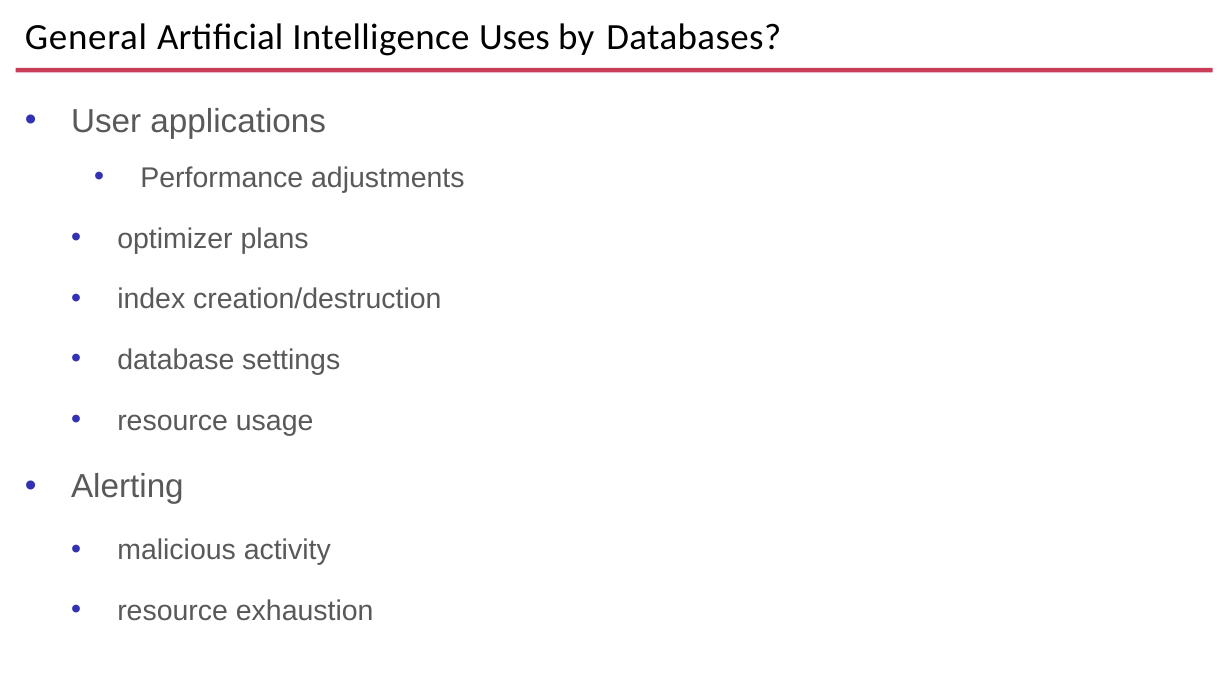
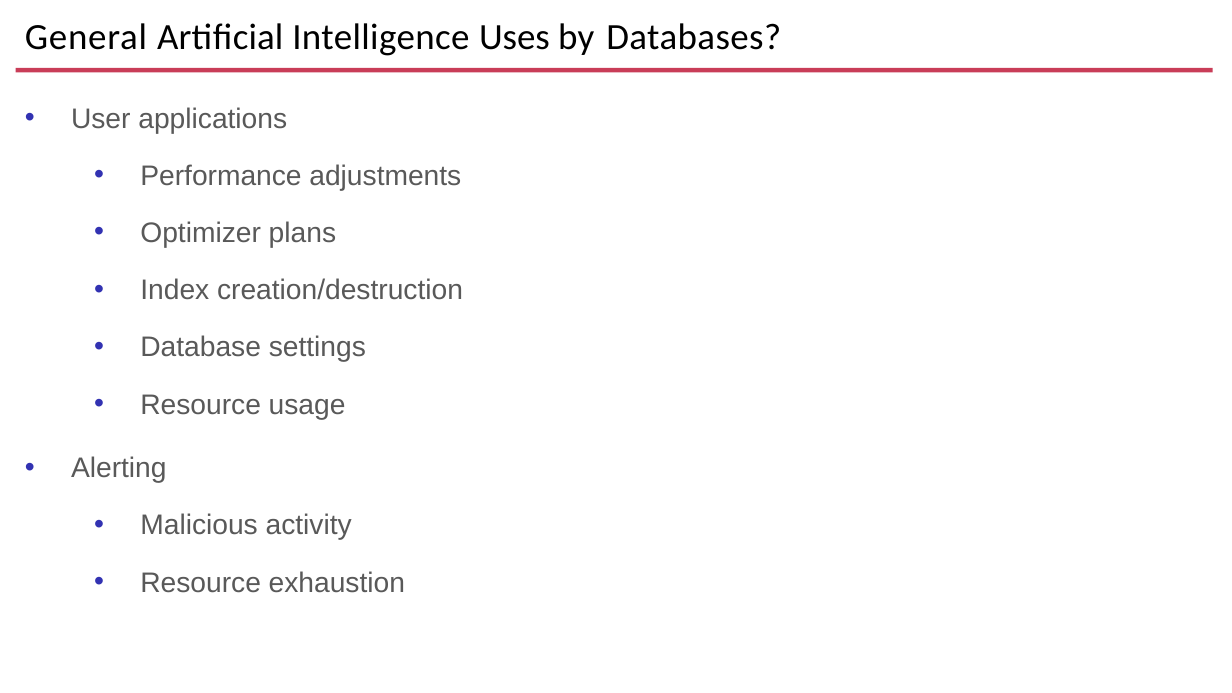
Before and after one commit to ibrarahmad/PostgreSQLTalks, a slide deck: slide 40 of Conferences/2022-Austin-Percona-Live/PL22-PostgreSQL-And-Artifical-Intelegence.pptx. Drawn at 1232x693 pixels with LibreOffice and Linux fonts; fonts in the diff are those of the drawing; background and template pictures are left out. Boxes give left, top, right and bottom in pixels: in the first picture for what was removed or moved away, otherwise in the second. Text is boxed around its words. In the diff, an @@ line names an element or a change of style, - is before the commit and + after.

Commit message:
Updated Slides PL22.

```diff
--- a/Conferences/2022-Austin-Percona-Live/PL22-PostgreSQL-And-Artifical-Intelegence.pptx
+++ b/Conferences/2022-Austin-Percona-Live/PL22-PostgreSQL-And-Artifical-Intelegence.pptx
@@ text at (71,107,461,483): size 25.9 to 22 pt in "User applications", "Alerting"; size 22.2 to 22 pt in "Performance adjustments"; line spacing 1.4 to 1.5 @@
@@ text at (140,221,463,420): text changed; size 22.2 to 22 pt @@
-    • optimizer plans
-    • index creation/destruction
-    • database settings
-    • resource usage
+  • Optimizer plans
+  • Index creation/destruction
+  • Database settings
+  • Resource usage
@@ text at (140,513,405,593): text changed; size 22.2 to 22 pt @@
-    • malicious activity
-    • resource exhaustion
+  • Malicious activity
+  • Resource exhaustion
```
Also in this commit, not shown: 7 other slides changed.
